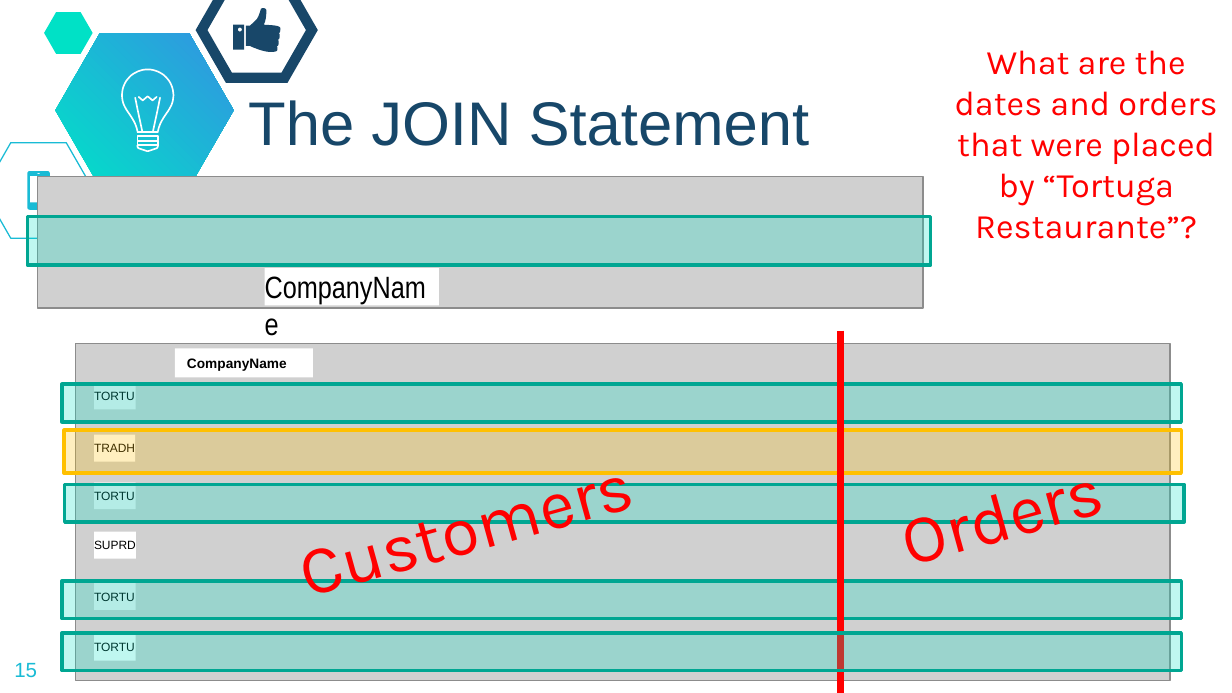
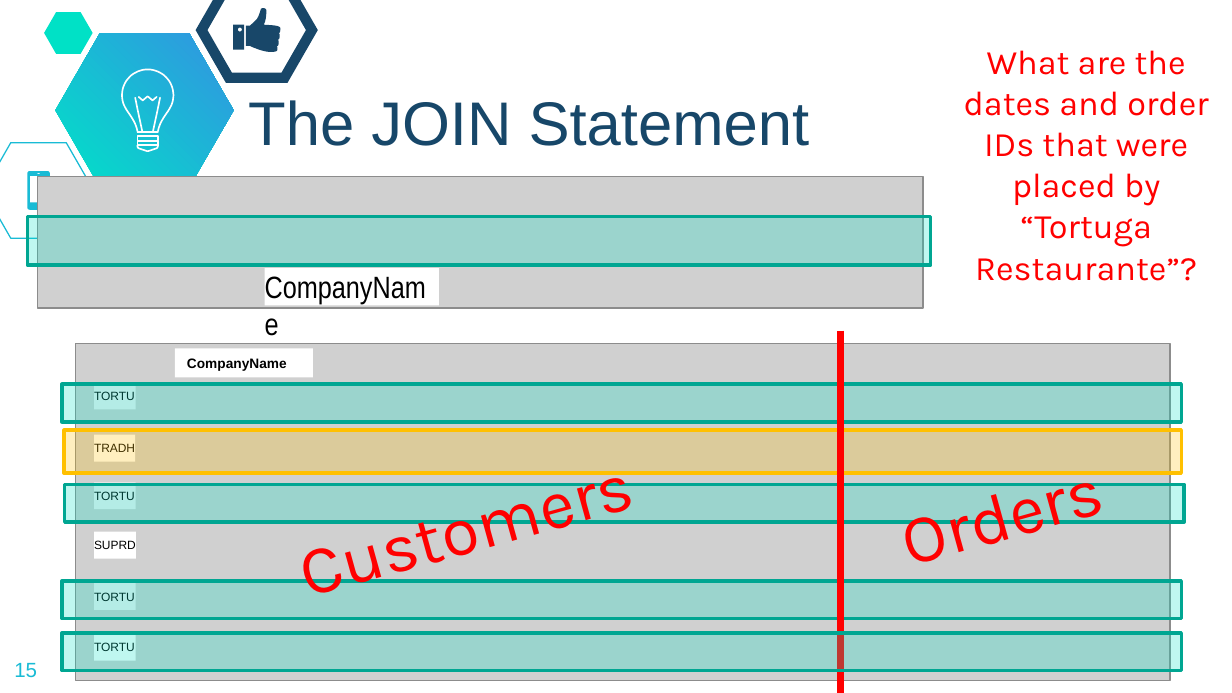
Before and after one commit to dickinson-comp256/COMP256, a slide deck: slide 15 of docs/materials/07-WebAbstractions/WA5-S-Databases.pptx. Drawn at 1232x693 pixels with LibreOffice and Linux fonts; fonts in the diff are those of the drawing; grey boxes stand for pictures; background and template pictures are left out. Boxes give left, top, right and bottom in pixels: in the first picture for what was removed or moved away, otherwise in the second. Text is boxed around its words. In the diff, an @@ line names an element or a change of style, - is before the commit and + after.

```diff
--- a/docs/materials/07-WebAbstractions/WA5-S-Databases.pptx
+++ b/docs/materials/07-WebAbstractions/WA5-S-Databases.pptx
@@ text at (x1=964, y1=50, x2=1208, y2=281): text changed @@
-What are the dates and orders that were placed by “Tortuga Restaurante”?
+What are the dates and order IDs that were placed by “Tortuga Restaurante”?
```
Also in this commit, not shown: 11 other slides changed, 2 slides added, 2 other files.
